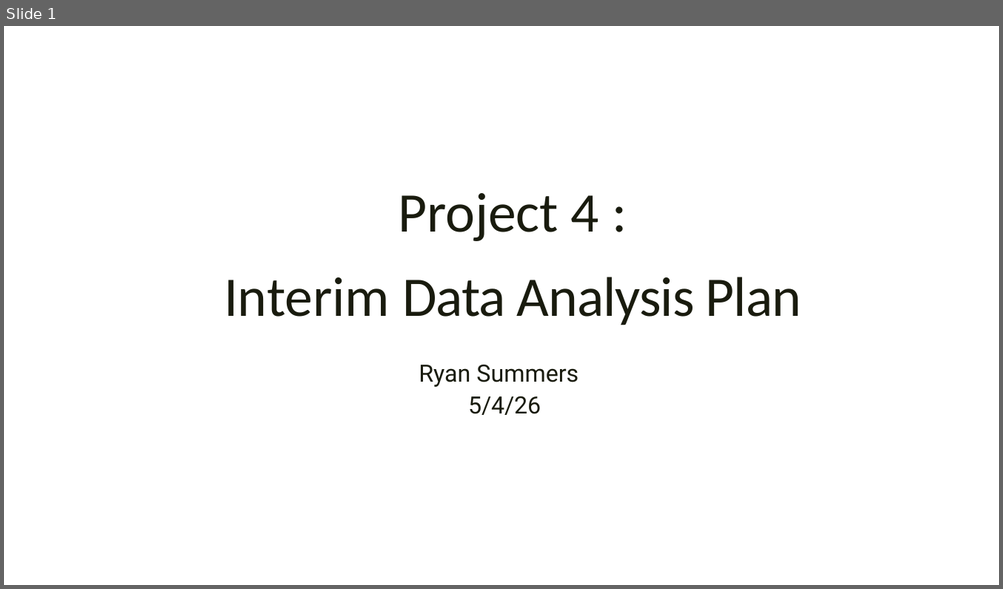
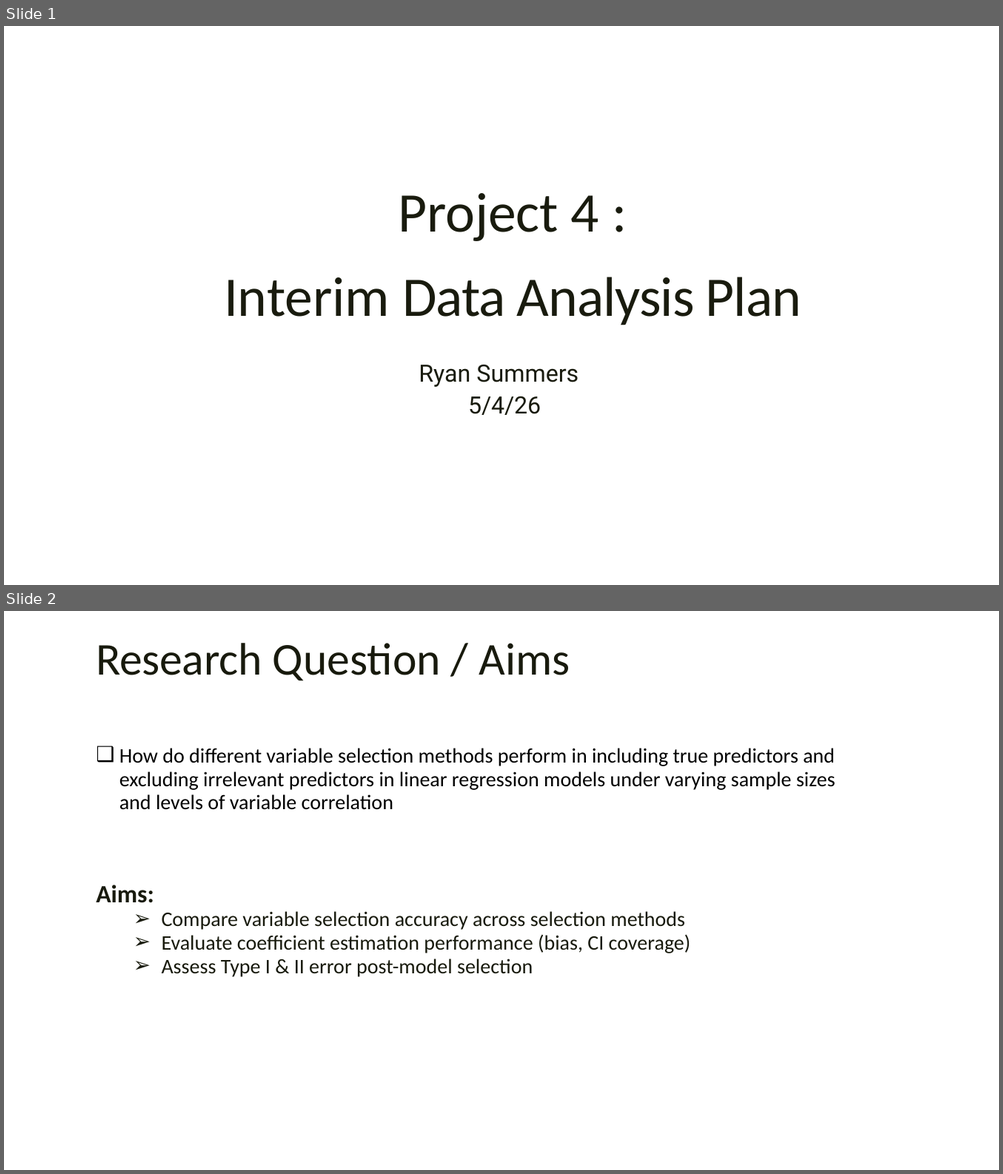
Before and after one commit to rysummers/BIOS6624-Class, a slide deck: Project4/Reports/Interim_presentation_slides_summers.pptx. Shown one above the other, each under a label of ours: slide 1 before the commit, slides 1 and 2 after it. The pictures are 1003x589 and 1003x1174 pixels, drawn with LibreOffice and Linux fonts; fonts in the diff are those of the drawing; background and template pictures are left out. Boxes give left, top, right and bottom in pixels: in the first picture for what was removed or moved away, otherwise in the second. Text is boxed around its words. In the diff, an @@ line names an element or a change of style, - is before the commit and + after.

Commit message:
Simulation results are now being reviewed. Experimenting with different tables and plots to determine best way to present the simulation results. Heatmap appears to be the best so far to conserve space. Updates to final reports results section have been made.

```diff
--- a/Project4/Reports/Interim_presentation_slides_summers.pptx
+++ b/Project4/Reports/Interim_presentation_slides_summers.pptx
@@ slide 2 added at (x1=4, y1=611, x2=999, y2=1170), background picture (left out) @@
@@ text added at (x1=96, y1=643, x2=569, y2=681), 44 pt, text #181A0D @@
+Research Question / Aims
@@ text added at (x1=96, y1=748, x2=835, y2=977), 20 pt, text #000000 @@
+❑ How do different variable selection methods perform in including true predictors and excluding irrelevant predictors in linear regression models under varying sample sizes and levels of variable correlation
+Aims:
+  ➢ Compare variable selection accuracy across selection methods
+  ➢ Evaluate coefficient estimation performance (bias, CI coverage)
+  ➢ Assess Type I & II error post-model selection
```
Also in this commit, not shown: 1 slide changed, 1 other slide added, 2 slides removed, 7 other files.
